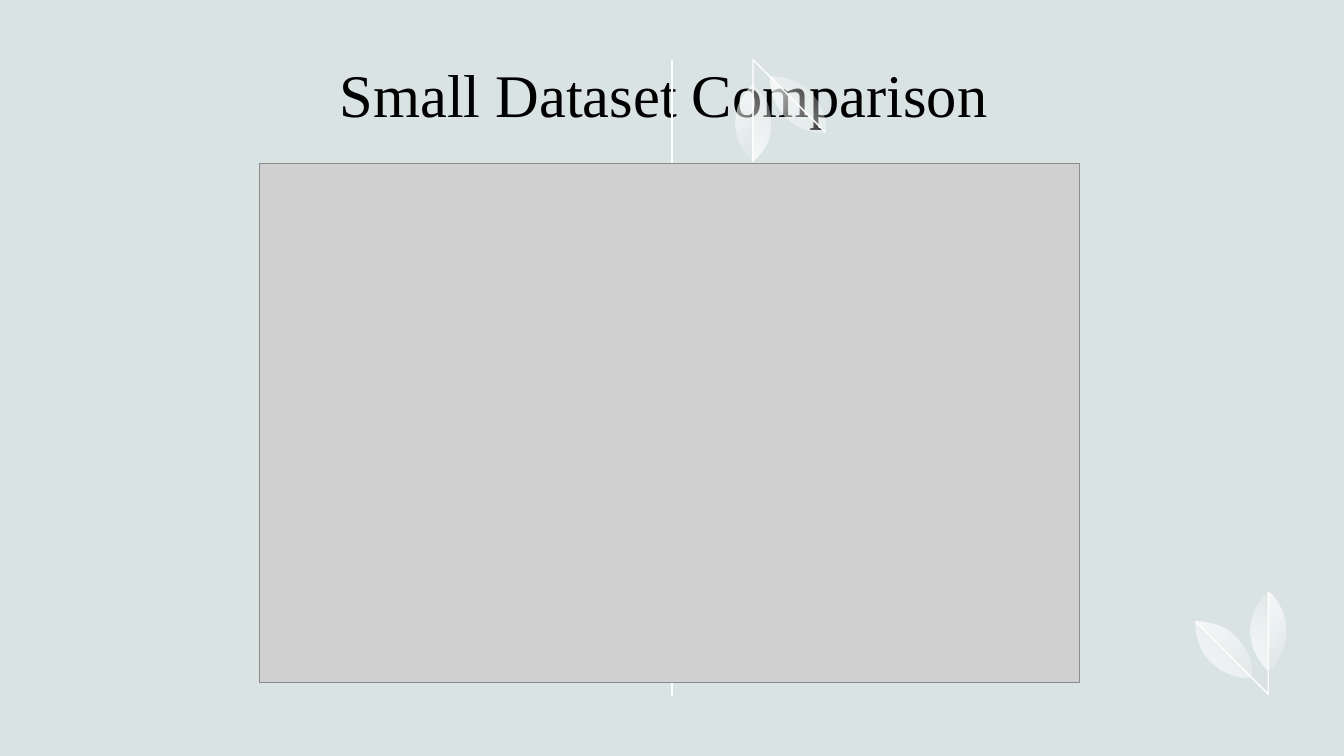
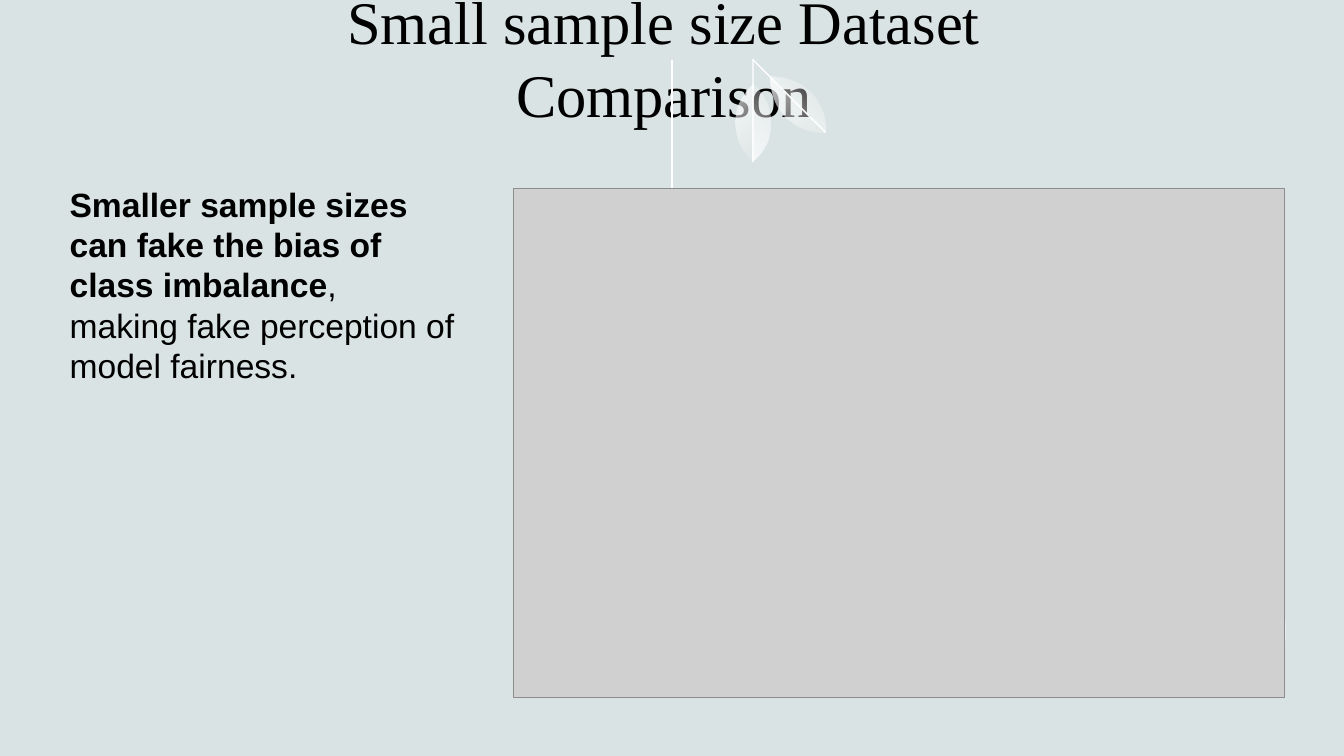
Before and after one commit to hennypurwadi/Imbalanced-or-Balanced-Dataset-Composition, a slide deck: slide 20 of 202370140_XAI_Presentation_1.pptx (slide 15 before the commit). Drawn at 1344x756 pixels with LibreOffice and Linux fonts; fonts in the diff are those of the drawing; grey boxes stand for pictures. Boxes give left, top, right and bottom in pixels: in the first picture for what was removed or moved away, otherwise in the second. Text is boxed around its words. In the diff, an @@ line names an element or a change of style, - is before the commit and + after.

```diff
--- a/202370140_XAI_Presentation_1.pptx
+++ b/202370140_XAI_Presentation_1.pptx
@@ title at [347,2,980,129]: text changed @@
-Small Dataset Comparison
+Small sample size Dataset Comparison
@@ text added at [70,192,454,379], 24 pt, text #000000, bold @@
+Smaller sample sizes can fake the bias of class imbalance,
+making fake perception of model fairness.
@@ picture: place and size @@
-picture at [259,163,1080,683]
+picture at [514,189,1285,698]
@@ group removed at [1184,592,1268,695]: 3 freeform shapes, 2 lines @@
```
Also in this commit, not shown: 8 other slides changed, 3 slides added, 1 slide removed, 1 other file.
